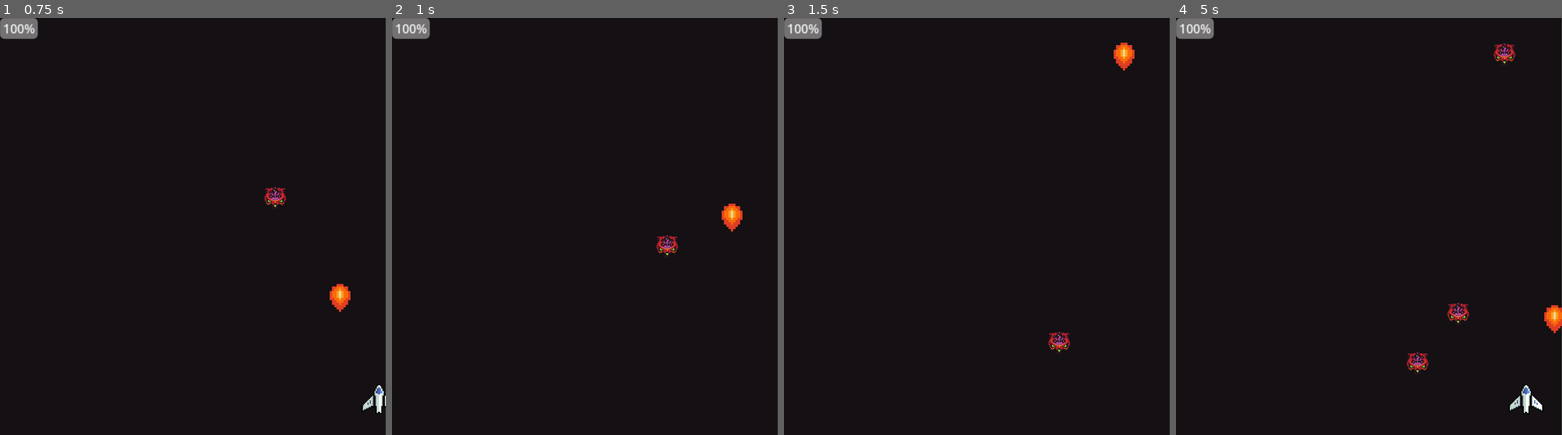
Above: before the commit, frames 1-4 (left to right).
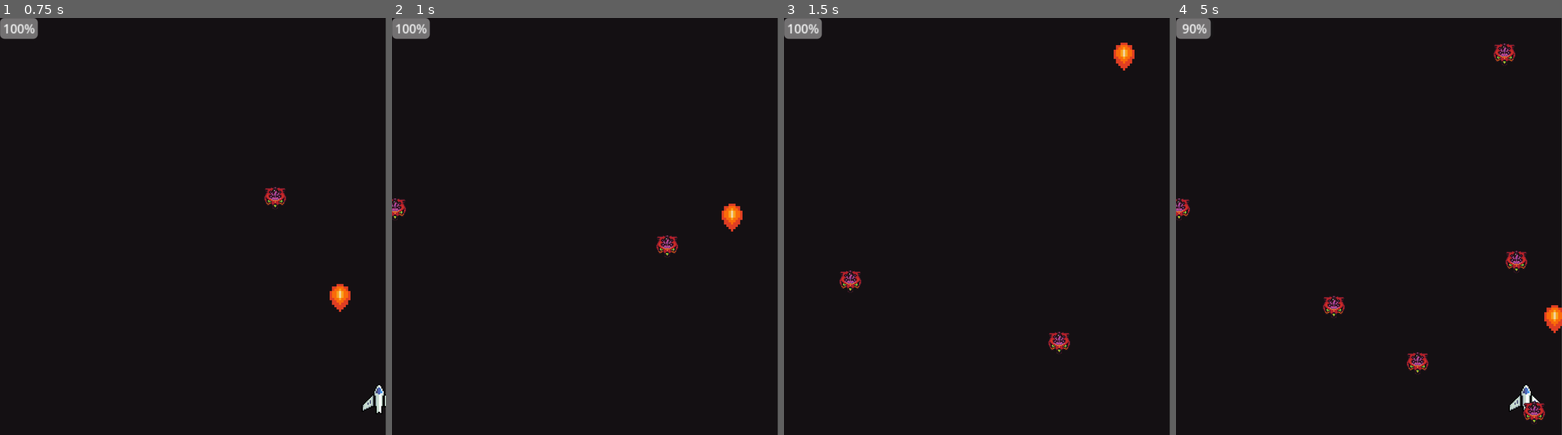
Above: after the commit, the same moments.

Repository: Lunixgithub/shoot-em-up
Game: Godot game, scene res://scenes/testlevel.tscn
Two runs of this game, one before a commit and one after it. Both use one fixed random seed, a clock stepped at 60 frames per second and the inputs below.
Inputs:
- Up to frame 1 (0.75 s): tap Enter (ui_accept) at 0.5 s; hold Right (ui_right) from 0.53 s (still down); hold Enter (ui_accept) from 0.53 s (still down)
- Up to frame 2 (1 s): keep holding Right (ui_right); keep holding Enter (ui_accept)
- Up to frame 3 (1.5 s): release Right (ui_right) at 1.28 s; release Enter (ui_accept) at 1.28 s; hold Down (ui_down) from 1.28 s (still down); tap Enter (ui_accept) at 1.35 s
- Up to frame 4 (5 s): tap Enter (ui_accept) at 1.52, 1.82, 2.85, 3.02, 3.32, 4.35, 4.52, 4.82 s; release Down (ui_down) at 2.03 s; hold Right (ui_right) 2.03-2.78 s; hold Enter (ui_accept) 2.03-2.78 s; hold Up (ui_up) 2.78-3.53 s; hold Enter (ui_accept) 3.53-4.28 s; hold Left (ui_left) from 3.53 s (still down)

Frame 1 is identical in both runs. In frame 2, 0.1% of the frame differs, in the area x 0-4%, y 43-49%; in frame 3, 0.2%; in frame 4, 1.1%, in the area x 0-96%, y 0-98%.

Commit message:
Squash merge shootingsystem into main

Diff:
--- a/scenes/pathEnemySpawner.tscn
+++ b/scenes/pathEnemySpawner.tscn
@@ -8,5 +8,4 @@
 [node name="PathFollow2D" type="PathFollow2D" parent="."]
 position = Vector2(426.142, 393.108)
 rotation = 0.805004
-progress = 451.039
 loop = false
--- a/scenes/player.tscn
+++ b/scenes/player.tscn
@@ -1,8 +1,9 @@
-[gd_scene load_steps=5 format=3 uid="uid://cinll7vto07tg"]
+[gd_scene load_steps=6 format=3 uid="uid://cinll7vto07tg"]
 
 [ext_resource type="Script" path="res://scripts/player.gd" id="1_aq8t6"]
 [ext_resource type="PackedScene" uid="uid://8ldlf4nleago" path="res://scenes/single_bullet.tscn" id="2_atcky"]
 [ext_resource type="Texture2D" uid="uid://x6hq4nm3hs05" path="res://sprites/Main Ship - Base - Full health.png" id="2_i0fqm"]
+[ext_resource type="PackedScene" uid="uid://cepkfn0grjeci" path="res://scenes/player_shooting_component.tscn" id="4_m5p5p"]
 
 [sub_resource type="CapsuleShape2D" id="CapsuleShape2D_yq5jy"]
 radius = 30.0
@@ -19,7 +20,7 @@
 texture = ExtResource("2_i0fqm")
 
 [node name="ShootTimer" type="Timer" parent="."]
-wait_time = 0.001
+wait_time = 0.2
 
 [node name="hurtbox" type="Area2D" parent="."]
 
@@ -29,5 +30,10 @@
 
 [node name="Camera2D" type="Camera2D" parent="."]
 enabled = false
+zoom = Vector2(0.5, 0.5)
+
+[node name="playerShootingComponent" parent="." instance=ExtResource("4_m5p5p")]
+bullet = ExtResource("2_atcky")
+bulletSpawnPosition = -80
 
 [connection signal="timeout" from="ShootTimer" to="." method="_on_shoot_timer_timeout"]
--- a/scenes/testlevel.tscn
+++ b/scenes/testlevel.tscn
@@ -1,6 +1,6 @@
-[gd_scene load_steps=9 format=3 uid="uid://cmvkdft3qmbs6"]
+[gd_scene load_steps=10 format=3 uid="uid://cmvkdft3qmbs6"]
 
-[ext_resource type="Script" path="res://scenes/testlevel.gd" id="1_0qjkh"]
+[ext_resource type="Script" path="res://scripts/testlevel.gd" id="1_0qjkh"]
 [ext_resource type="PackedScene" uid="uid://cinll7vto07tg" path="res://scenes/player.tscn" id="1_0sfp7"]
 [ext_resource type="PackedScene" uid="uid://cypj2dnv7vlfx" path="res://scenes/enemy.tscn" id="2_cwasa"]
 [ext_resource type="PackedScene" uid="uid://cslwla8d5y4ij" path="res://scenes/enemyspawner.tscn" id="4_4ufw2"]
@@ -13,6 +13,12 @@
 "points": PackedVector2Array(0, 0, 0, 0, 508, 15, 0, 0, 0, 0, 506, 269, 0, 0, 0, 0, 660, 306, 0, 0, 0, 0, 726, 346, 0,  …(282 unchanged characters)…
 }
 point_count = 17
+
+[sub_resource type="Curve2D" id="Curve2D_btibg"]
+_data = {
+"points": PackedVector2Array(0, 0, 0, 0, -11, 476, 0, 0, 0, 0, 137, 654, 0, 0, 0, 0, 219, 701, 0, 0, 0, 0, 300, 720, 0, 0, 0, 0, 359, 728, 0, 0, 0, 0, 406, 730, 0, 0, 0, 0, 443, 732, 0, 0, 0, 0, 500, 733, 0, 0, 0, 0, 545, 735, 0, 0, 0, 0, 591, 730, 0, 0, 0, 0, 635, 722, 0, 0, 0, 0, 673, 708, 0, 0, 0, 0, 704, 696, 0, 0, 0, 0, 730, 679, 0, 0, 0, 0, 759, 659, 0, 0, 0, 0, 803, 639, 0, 0, 0, 0, 860, 614, 0, 0, 0, 0, 909, 579)
+}
+point_count = 18
 
 [node name="Node2D" type="Node2D"]
 script = ExtResource("1_0qjkh")
@@ -42,3 +48,9 @@
 [node name="Path2D" parent="." instance=ExtResource("7_xw3mg")]
 position = Vector2(19, 17)
 curve = SubResource("Curve2D_b7t4s")
+timerTime = 7.0
+
+[node name="Path2D2" parent="." instance=ExtResource("7_xw3mg")]
+position = Vector2(19, 17)
+curve = SubResource("Curve2D_btibg")
+timerTime = 1.0
--- a/scripts/bullet.gd
+++ b/scripts/bullet.gd
@@ -1,9 +1,8 @@
 extends CharacterBody2D
 func _physics_process(delta):
 	velocity.y =$bullet_information.speed *delta*100
-
 	move_and_slide()
 
 
-func _on_area_2d_area_entered(area):
+func _on_area_2d_area_entered(_area):
 	queue_free()
--- a/scripts/enemy.gd
+++ b/scripts/enemy.gd
@@ -8,7 +8,6 @@
 	timer = Timer.new()
 	add_child(timer)
 	timer.wait_time = 0.5
-	player.hitByPlayer.connect(die)
 	timer.timeout.connect(timeout)
 
 func _physics_process(delta):
@@ -18,7 +17,8 @@
 	elif path.progress_ratio == 1:
 		velocity.y = movespeed
 		move_and_slide()
-
+	if position.y > 1000:
+		queue_free()
 
 
 func _on_hit_detection_area_entered(area):
--- a/scripts/path_enemy_spawner.gd
+++ b/scripts/path_enemy_spawner.gd
@@ -1,7 +1,7 @@
 extends Path2D
 @export var enemy_scene = preload("res://scenes/enemy.tscn")
 @export var speed = 500
-@export var timerTime = 3
+@export var timerTime:float
 var enemy_list = []
 
 func _ready() -> void:
@@ -30,8 +30,7 @@
 	for pathfollow in enemy_list:
 		if pathfollow.progress_ratio < 1:
 			pathfollow.progress += speed * delta
-		else:
-			if pathfollow.get_child_count() != 0:
-				var enemy_instance = pathfollow.get_child(0)
-				if enemy_instance:
-					enemy_instance.movespeed = 500
+		elif pathfollow.get_child_count() != 0:
+			var enemy_instance = pathfollow.get_child(0)
+			if enemy_instance:
+				enemy_instance.movespeed = 500
--- a/scripts/player.gd
+++ b/scripts/player.gd
@@ -2,7 +2,6 @@
 class_name Player
 
 signal healthChanged
-signal hitByPlayer
 
 @export var maxHealth: int
 @export var currentHealth: int:
@@ -47,15 +46,7 @@
 
 	# Handle shooting
 	if Input.is_action_pressed("ui_accept"):
-		if $ShootTimer.is_stopped():
-			shoot()
-
-	#handle bullet spawn
-func shoot():
-	var bullet_inst = bullet_type.instantiate()
-	bullet_inst.position = self.position + Vector2(0, -80)
-	get_tree().get_root().add_child(bullet_inst)
-	$ShootTimer.start()
+		$playerShootingComponent.shoot()
 
 
 func hitByEnemy():
--- a/scripts/player_shooting_component.gd
+++ b/scripts/player_shooting_component.gd
@@ -1,6 +1,13 @@
 extends shooting_component
 
+@export var timer = Timer.new()
+func _ready():
+	timer.wait_time = 0.2
+	timer.one_shot = true
+	add_child(timer)
+	timer.start()
 
-func _process(delta: float) -> void:
-	if Input.is_action_pressed("ui_accept"):
-		shoot()
+func shoot():
+	if timer.is_stopped():
+		super.shoot()
+		timer.start()
--- a/scripts/shooting_component.gd
+++ b/scripts/shooting_component.gd
@@ -2,11 +2,9 @@
 class_name shooting_component
 
 @export var bullet :PackedScene
+@export var bulletSpawnPosition :int #represents the spawnposition(either for player or enemy)
 
-
-func _process(delta: float) -> void:
-	pass
 func shoot():
 	var bullet_inst = bullet.instantiate()
-	bullet_inst.position = self.position + Vector2(0, -80)
+	bullet_inst.position = get_parent().position + Vector2(0, bulletSpawnPosition)
 	get_tree().get_root().add_child(bullet_inst)
--- a/scenes/testlevel.gd
+++ b/scripts/testlevel.gd
@@ -4,7 +4,7 @@
 
 
 # Called every frame. 'delta' is the elapsed time since the previous frame.
-func _process(delta):
+func _process(_delta):
 	$ParallaxBackground/Background.position.y+=1
 	if $ParallaxBackground/Background.position.y > 1200:
 		$ParallaxBackground/Background.position.y = standartpos
